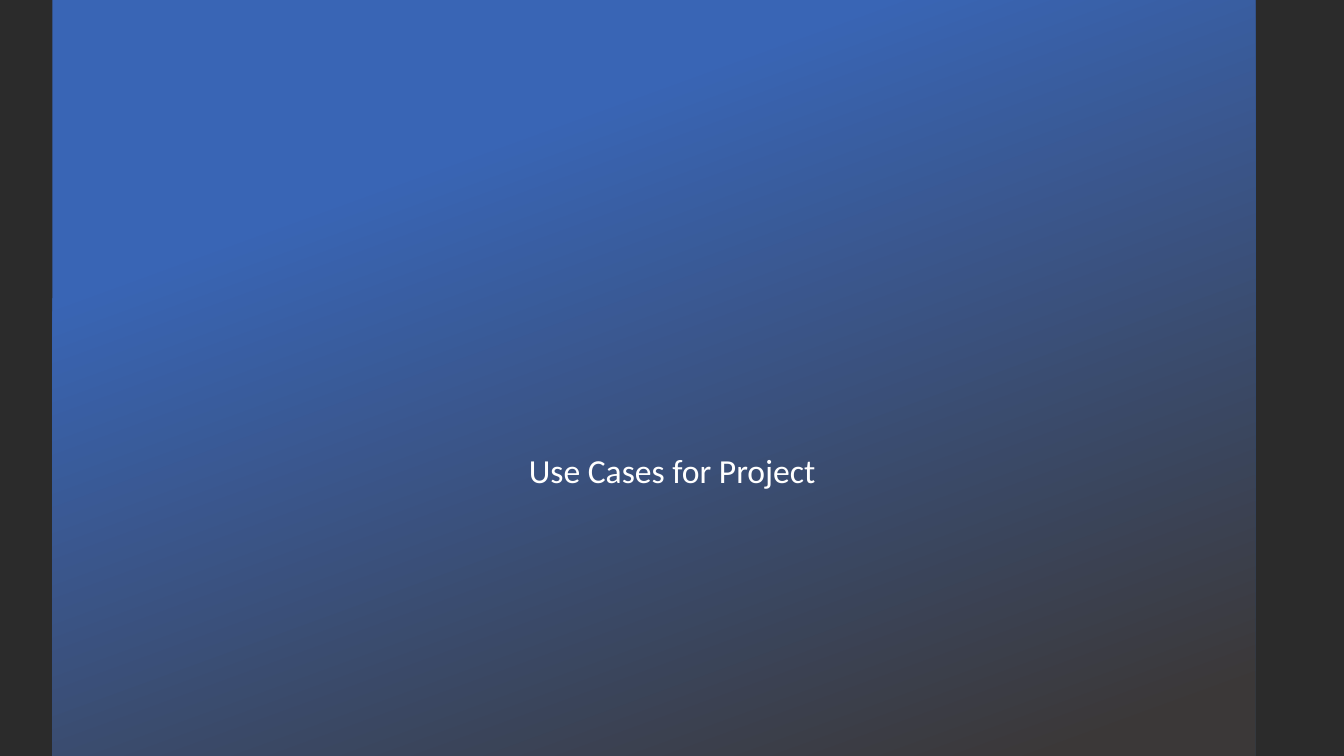
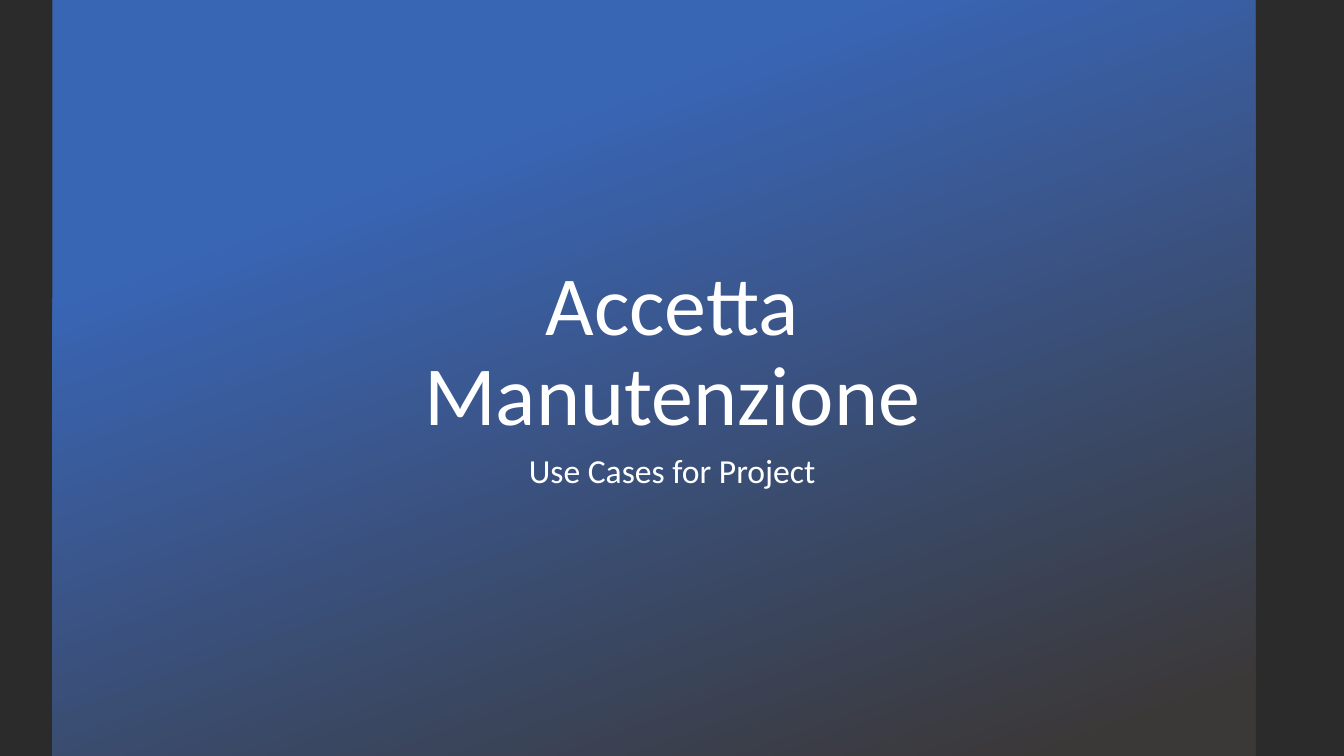
Before and after one commit to itsar19-20/mes, a slide deck: slide 1 of docs/analisi/Accetta_Manuntenzione.pptx. Drawn at 1344x756 pixels with LibreOffice and Linux fonts; fonts in the diff are those of the drawing; background and template pictures are left out; a plain dark background stands for a picture behind light text. Boxes give left, top, right and bottom in pixels: in the first picture for what was removed or moved away, otherwise in the second. Text is boxed around its words. In the diff, an @@ line names an element or a change of style, - is before the commit and + after.

```diff
--- a/docs/analisi/Accetta_Manuntenzione.pptx
+++ b/docs/analisi/Accetta_Manuntenzione.pptx
@@ title added at bbox=[424, 281, 920, 426], 60 pt, text #FFFFFF @@
+Accetta Manutenzione
```
Also in this commit, not shown: 1 other slide changed, 1 other file.
